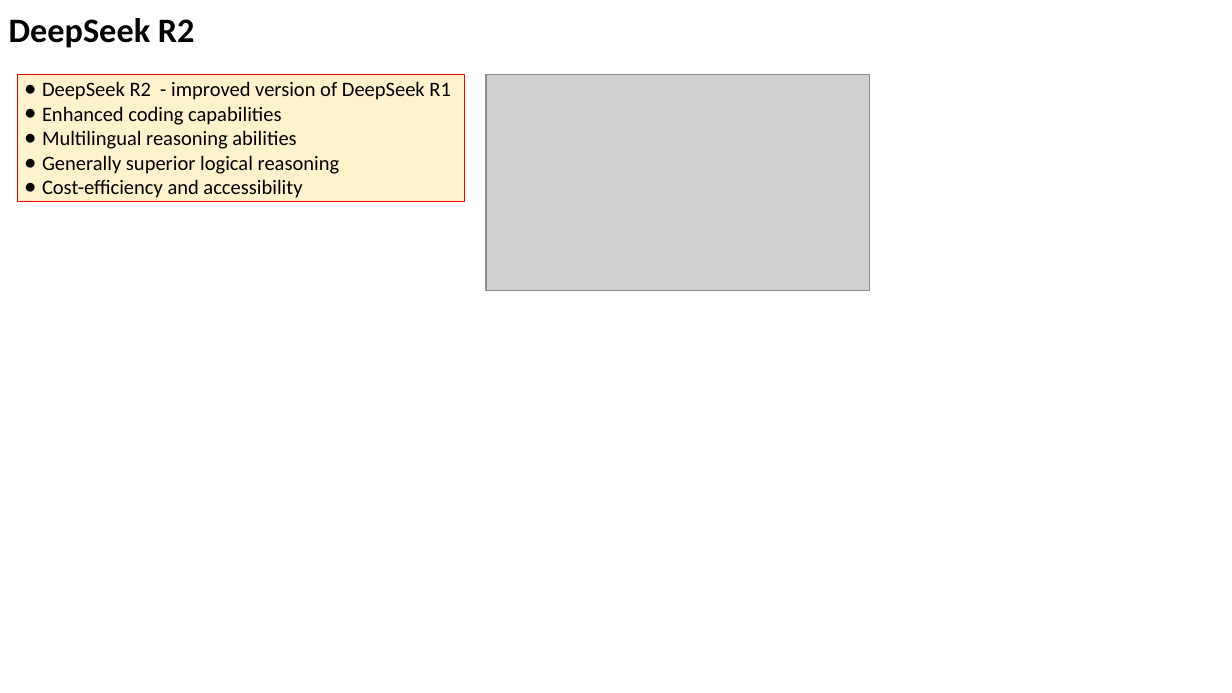
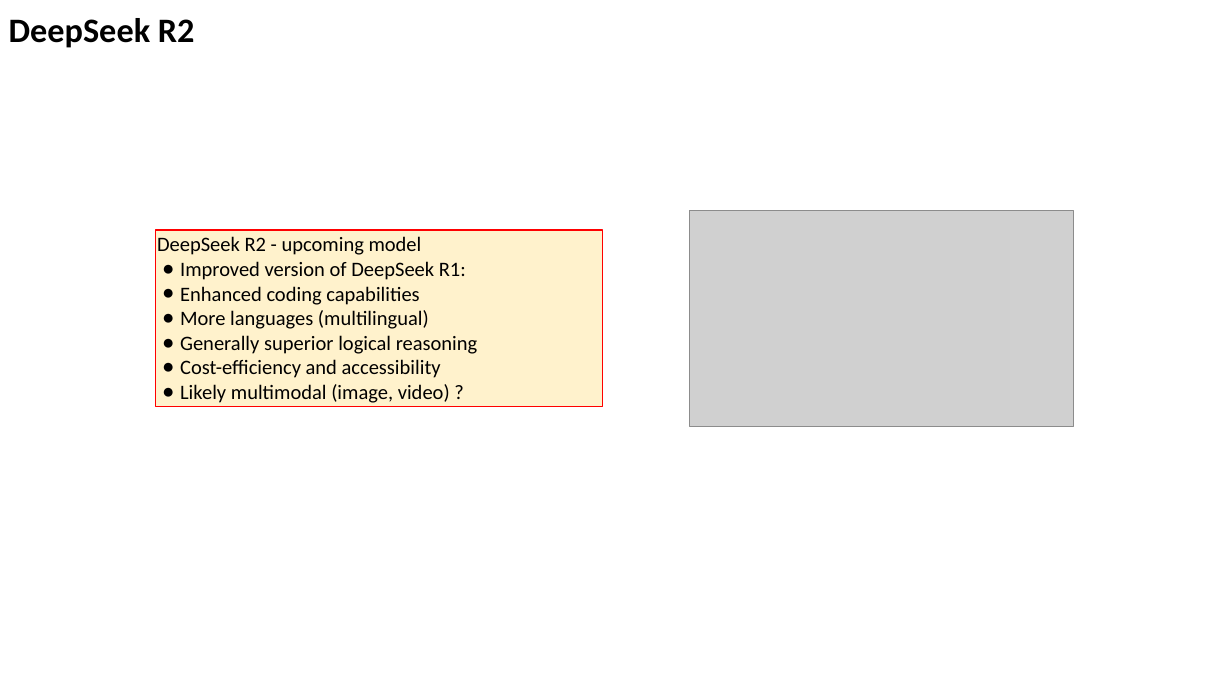
Before and after one commit to lselector/seminar, a slide deck: slide 5 of 2025/2025-03-07-AI-Updates.pptx (slide 3 before the commit). Drawn at 1232x693 pixels with LibreOffice and Linux fonts; fonts in the diff are those of the drawing; grey boxes stand for pictures. Boxes give left, top, right and bottom in pixels: in the first picture for what was removed or moved away, otherwise in the second. Text is boxed around its words. In the diff, an @@ line names an element or a change of style, - is before the commit and + after.

```diff
--- a/2025/2025-03-07-AI-Updates.pptx
+++ b/2025/2025-03-07-AI-Updates.pptx
@@ rectangle "DeepSeek R2 - upcoming model": place and size @@
-rectangle "DeepSeek R2 - upcoming model" at (17, 75, 464, 202)
+rectangle "DeepSeek R2 - upcoming model" at (155, 230, 602, 407)
@@ text in rectangle at (157, 236, 466, 280): text changed @@
-● DeepSeek R2 - improved version of DeepSeek R1
+DeepSeek R2 - upcoming model
+● Improved version of DeepSeek R1:
@@ picture: place and size @@
-picture at (485, 75, 869, 291)
+picture at (690, 211, 1073, 426)
@@ text in rectangle at (180, 310, 429, 329): text changed @@
-● Multilingual reasoning abilities
+● More languages (multilingual)
@@ text in rectangle at (180, 384, 450, 403): paragraph added @@
+● Likely multimodal (image, video) ?
```
Also in this commit, not shown: 4 other slides changed, 1 slide added.
